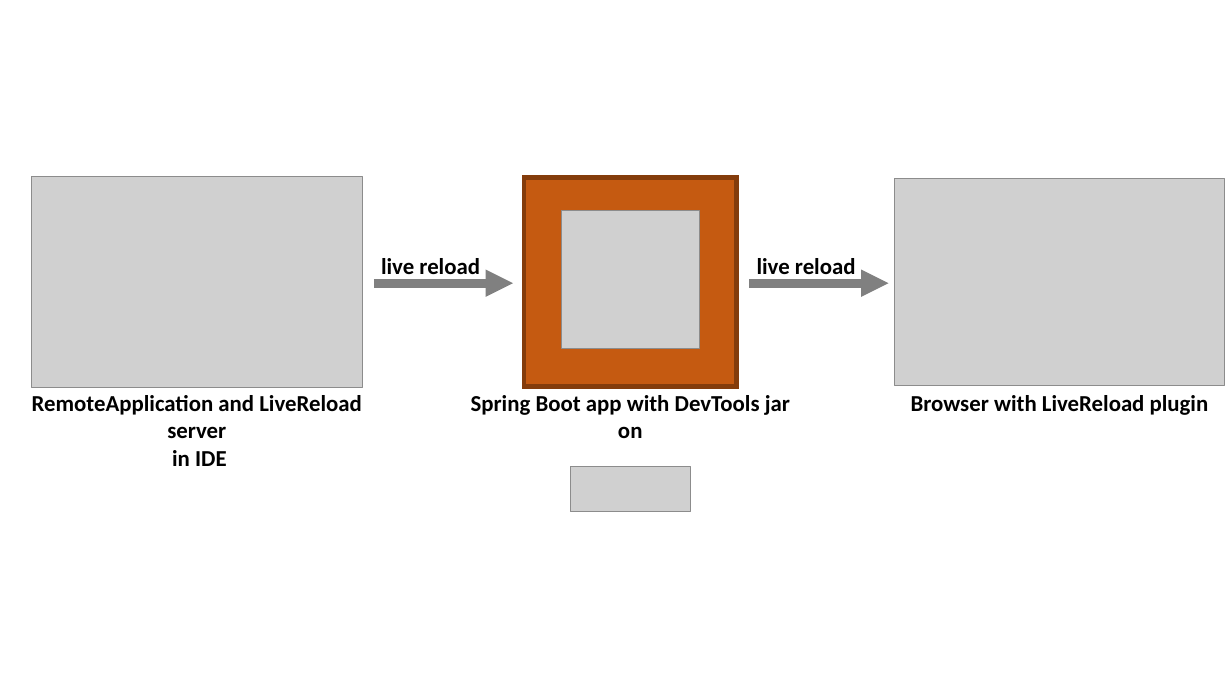
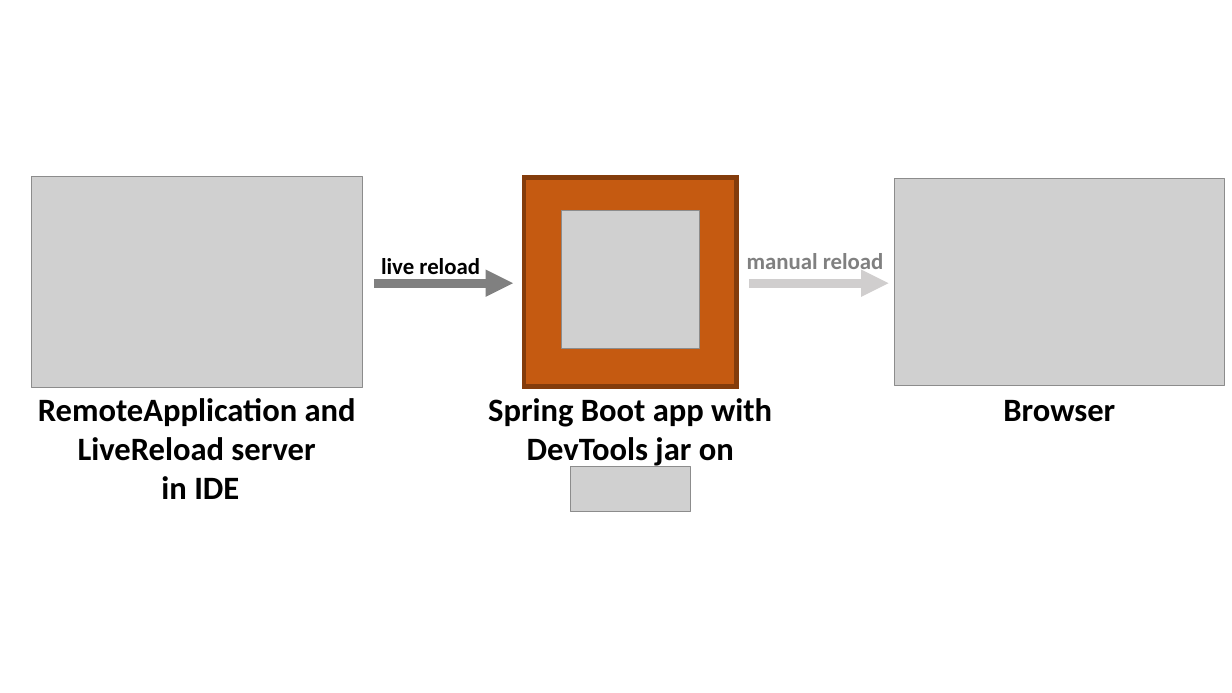
Before and after one commit to flyway/boxfuse.com, a slide deck: slide 9 of _sources/GettingStarted.pptx. Drawn at 1232x693 pixels with LibreOffice and Linux fonts; fonts in the diff are those of the drawing; grey boxes stand for pictures. Boxes give left, top, right and bottom in pixels: in the first picture for what was removed or moved away, otherwise in the second. Text is boxed around its words. In the diff, an @@ line names an element or a change of style, - is before the commit and + after.

Commit message:
Added DevTools blog post

```diff
--- a/_sources/GettingStarted.pptx
+++ b/_sources/GettingStarted.pptx
@@ text at (747, 253, 884, 275): text changed; text colour #000000 to #808080 @@
-live reload
+manual reload
@@ arrow (749, 283) - (888, 283): stroke #808080 11.25 pt to #D0CECE 11.25 pt @@
@@ text "RemoteApplication and LiveReload server in ..." at (38, 398, 356, 499): size 28 to 40 pt @@
@@ text "Spring Boot app with DevTools ..." at (488, 398, 772, 468): size 28 to 40 pt @@
@@ text at (1003, 400, 1115, 422): text changed; size 28 to 40 pt @@
-Browser with LiveReload plugin
+Browser
```
Also in this commit, not shown: 1 slide added, 9 other files.
